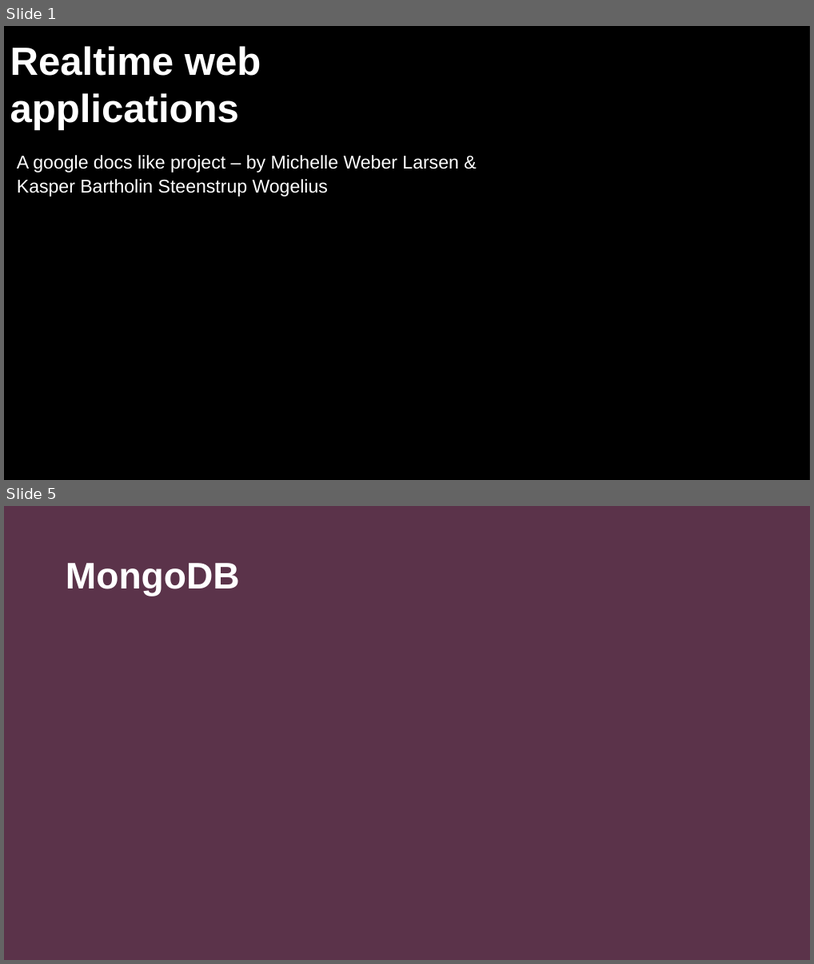
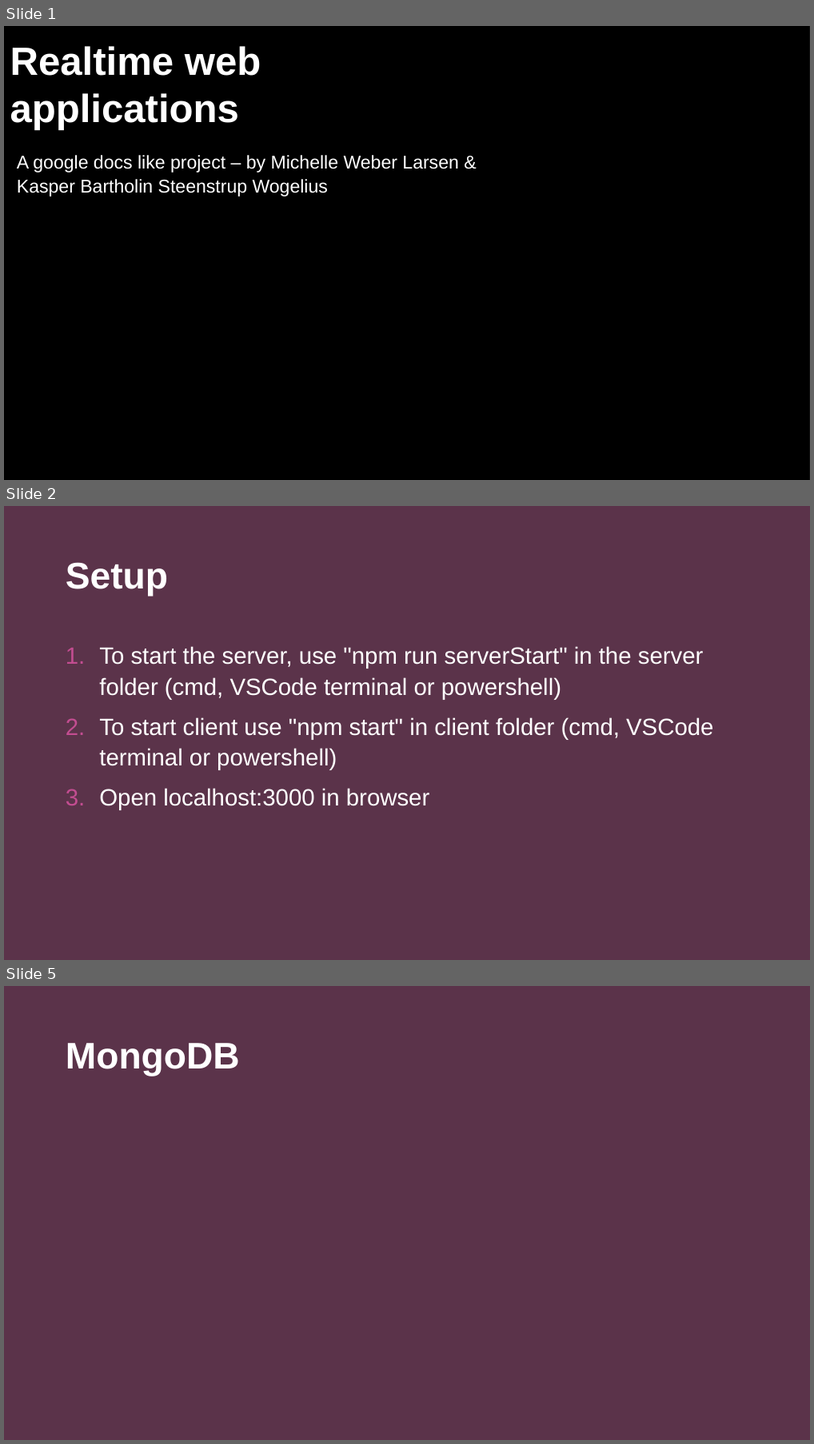
Before and after one commit to Wuggie88/webHenrik, a slide deck: Realtime web applications.pptx. Shown one above the other, each under a label of ours: slides 1 and 5 before the commit, slides 1, 2 and 5 after it; the slides between them are not shown. The pictures are 814x964 and 814x1444 pixels, drawn with LibreOffice and Linux fonts; fonts in the diff are those of the drawing; background and template pictures are left out; a plain dark background stands for a picture behind light text. Boxes give left, top, right and bottom in pixels: in the first picture for what was removed or moved away, otherwise in the second. Text is boxed around its words. In the diff, an @@ line names an element or a change of style, - is before the commit and + after.

```diff
--- a/Realtime web applications.pptx
+++ b/Realtime web applications.pptx
@@ slide 2 added at box(4, 506, 810, 960), background #FFFFFF; not listed: 1 template element that a slide beside it also shows @@
@@ title added at box(66, 562, 168, 596), 44 pt, text #FFFFFF, bold @@
+Setup
@@ text added at box(99, 646, 714, 810), 28 pt, text #FFFFFF @@
+1. To start the server, use "npm run serverStart" in the server folder (cmd, VSCode terminal or powershell)
+2. To start client use "npm start" in client folder (cmd, VSCode terminal or powershell)
+3. Open localhost:3000 in browser
```
Also in this commit, not shown: 2 other slides added, 3 slides removed.
